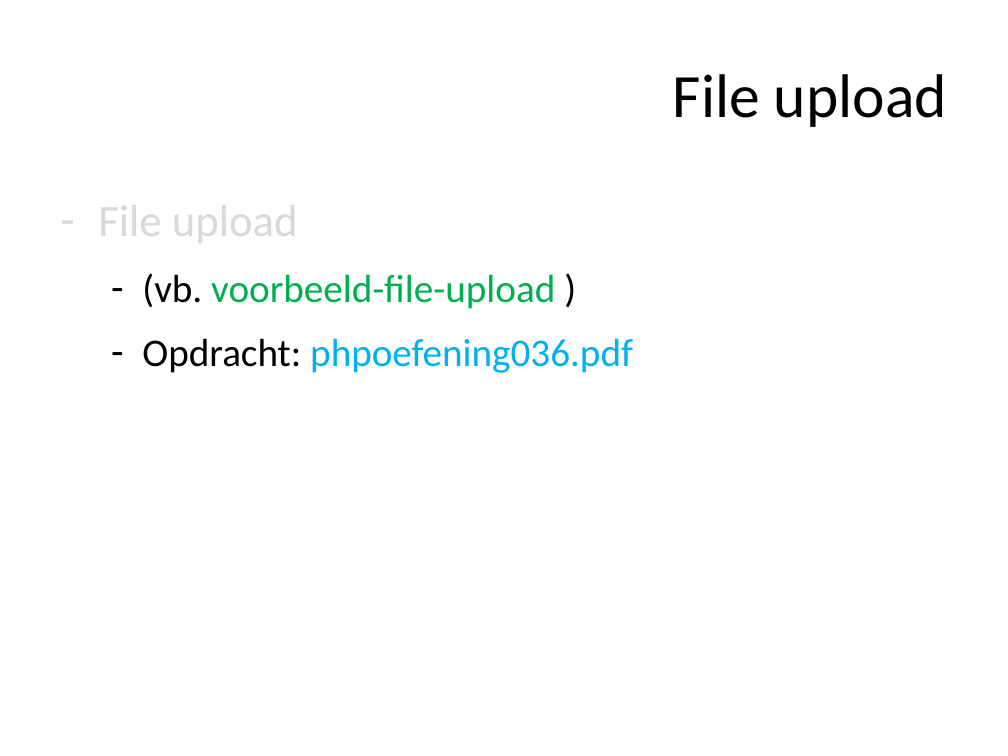
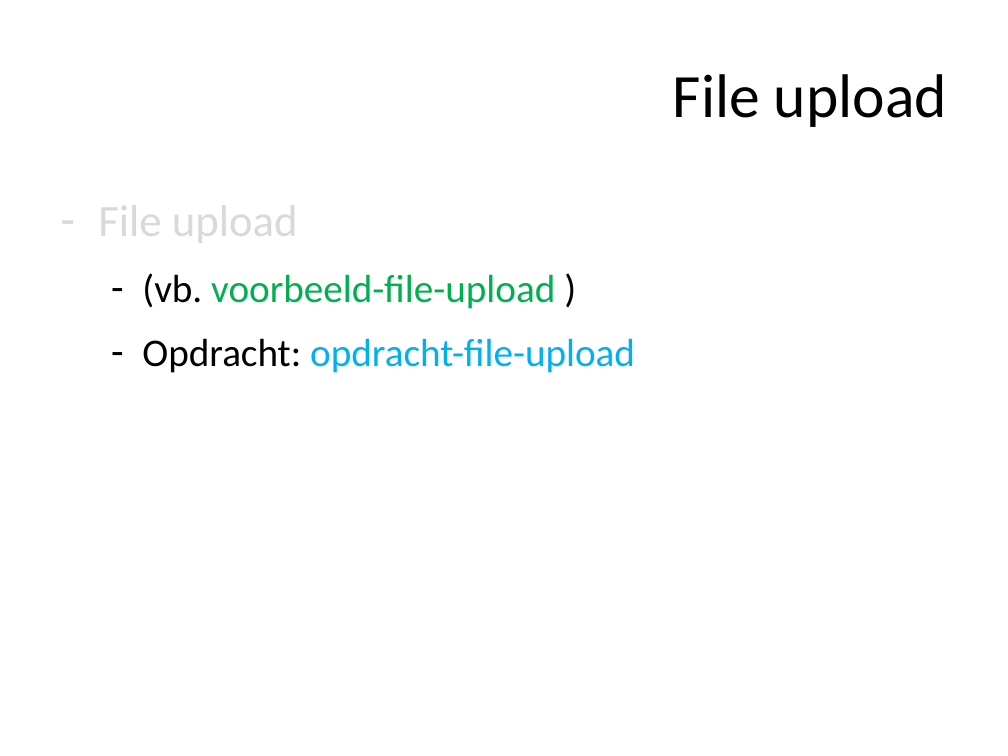
Before and after one commit to ajkea/web-backend-1, a slide deck: slide 183 of public/cursus/web-backend-cursus.pptx. Drawn at 1008x756 pixels with LibreOffice and Linux fonts; fonts in the diff are those of the drawing. Boxes give left, top, right and bottom in pixels: in the first picture for what was removed or moved away, otherwise in the second. Text is boxed around its words. In the diff, an @@ line names an element or a change of style, - is before the commit and + after.

Commit message:
add image manipulation opdracht

```diff
--- a/public/cursus/web-backend-cursus.pptx
+++ b/public/cursus/web-backend-cursus.pptx
@@ text at [142,338,635,373]: text changed @@
-  – Opdracht: phpoefening036.pdf
+  – Opdracht: opdracht-file-upload
```
Also in this commit, not shown: 1 other slide changed, 43 other files.
